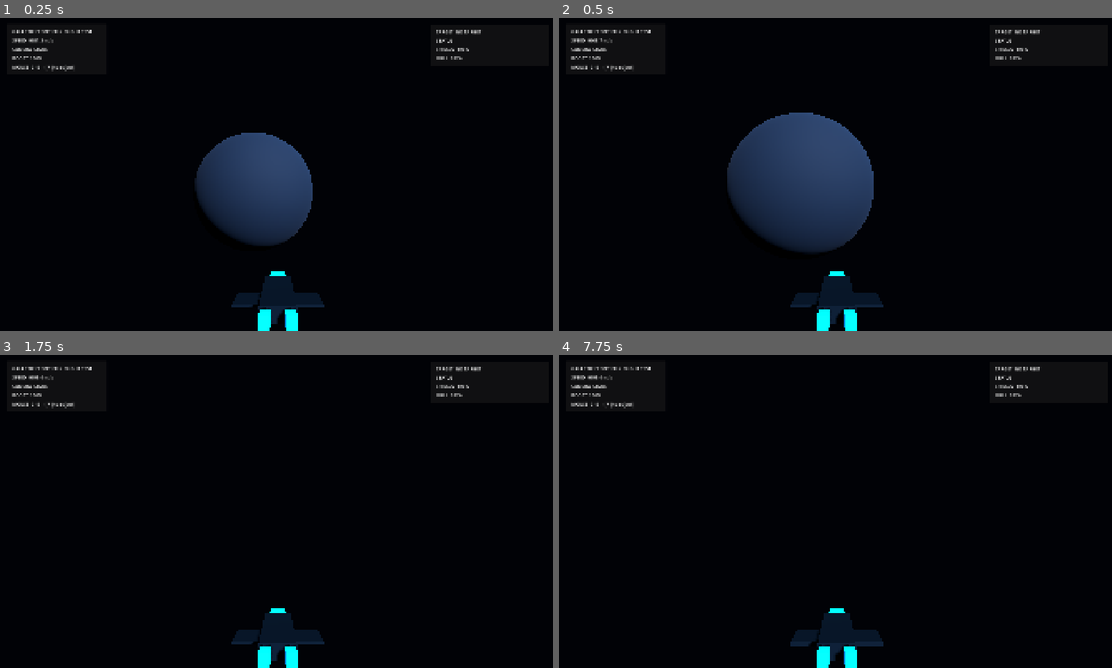
Above: before the commit, frames 1-4 (two rows, left to right).
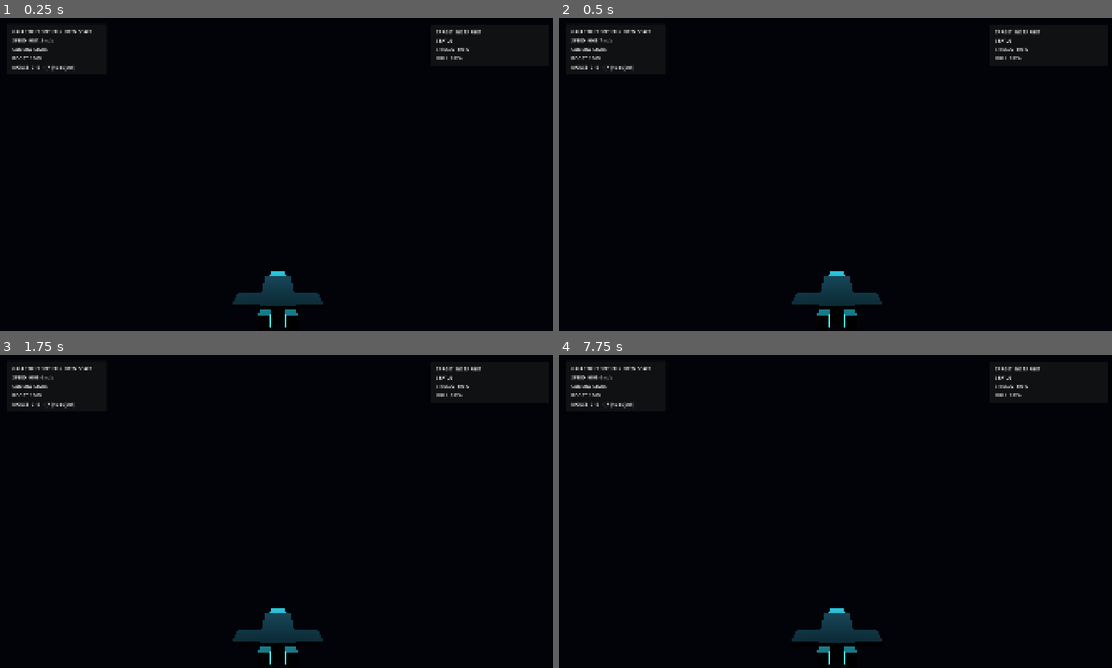
Above: after the commit, the same moments.

Repository: valdissor1990-ui/GALACTIC-FRONTIER
Game: Godot game, scene res://scenes/bootstrap/main.tscn
Same seed, same stepped clock (60 frames per second), same inputs: the game is played once before the commit and once after it.
Inputs (mouse positions are in pixels of both pictures, inside the frame that each line leads up to):
- Up to frame 1 (0.25 s): no input
- Up to frame 2 (0.5 s): no input
- Up to frame 3 (1.75 s): move the mouse to (309, 511) at 0.52 s; hold Shift (boost) 0.53-1.28 s; hold W (move_forward) from 0.53 s (still down); move the mouse to (248, 511) at 1.27 s; click (248, 511) at 1.35 s
- Up to frame 4 (7.75 s): tap Enter at 2, 3.5, 5 s; move the mouse to (852, 505) at 2.02 s; hold Y (target_clear) 2.03-2.78 s; tap Space (move_up) at 2.75, 4.25, 5.75 s; move the mouse to (829, 517) at 2.77 s; tap T (target_lock) at 2.85 s; move the mouse to (879, 514) at 3.52 s; hold C (toggle_camera) 3.53-4.28 s; move the mouse to (796, 508) at 4.27 s; tap Shift (boost) at 4.35 s; move the mouse to (846, 511) at 5.02 s; press the mouse at (846, 511) at 5.03 s; move the mouse to (813, 505) at 5.77 s; release W (move_forward) at 5.78 s; release the mouse at (813, 505) at 5.78 s; hold D (move_right) 5.78-6.53 s; tap Y (target_clear) at 5.85 s; move the mouse to (868, 511) at 6.52 s; hold T (target_lock) 6.53-7.28 s; hold W (move_forward) from 6.53 s (still down); move the mouse to (807, 511) at 7.27 s; tap C (toggle_camera) at 7.35 s

The runs differ from the first frame. In frame 1, 7.2% of the frame differs, in the area x 12-59%, y 3-100%; in frame 2, 11%; in frame 3, 1.3%; in frame 4, 1.4%.
Error after the commit: Parse Error: Cannot find member "TONE_MAP_MODE_ACES" in base "Environment". (res://scripts/environment/open_space_backdrop.gd:48)

Commit message:
Wire open-space backdrop and hull materials into test_flight

Diff:
--- a/scenes/flight/test_flight.tscn
+++ b/scenes/flight/test_flight.tscn
@@ -1,10 +1,9 @@
-[gd_scene load_steps=22 format=3]
+[gd_scene load_steps=20 format=3]
 
 [ext_resource type="Script" path="res://scripts/flight/ship_controller.gd" id="1"]
 [ext_resource type="Script" path="res://scripts/flight/camera_rig.gd" id="2"]
 [ext_resource type="Script" path="res://scripts/ui/hud.gd" id="3"]
 [ext_resource type="Resource" path="res://resources/ships/player_ship.tres" id="4"]
-
 [ext_resource type="PackedScene" path="res://scenes/combat/projectile.tscn" id="5"]
 [ext_resource type="Script" path="res://scripts/combat/weapon_system.gd" id="6"]
 [ext_resource type="Script" path="res://scripts/combat/targeting_system.gd" id="7"]
@@ -12,14 +11,32 @@
 [ext_resource type="Script" path="res://scripts/ui/combat_hud.gd" id="9"]
 [ext_resource type="PackedScene" path="res://scenes/combat/enemy_fighter.tscn" id="10"]
 [ext_resource type="Script" path="res://scripts/combat/combat_encounter_controller.gd" id="11"]
-
-[sub_resource type="Environment" id="Environment_space"]
-background_mode = 1
-background_color = Color(0.004, 0.008, 0.025, 1)
-ambient_light_source = 1
-ambient_light_color = Color(0.24, 0.31, 0.48, 1)
-ambient_light_energy = 0.35
-tonemap_mode = 2
+[ext_resource type="PackedScene" path="res://scenes/environment/open_space_backdrop.tscn" id="12"]
+[ext_resource type="Shader" path="res://assets/shaders/hull_fresnel.gdshader" id="13"]
+
+[sub_resource type="ShaderMaterial" id="Material_hull"]
+render_priority = 0
+shader = ExtResource("13")
+shader_parameter/albedo_color = Color(0.14, 0.2, 0.28, 1)
+shader_parameter/metallic = 0.8
+shader_parameter/roughness = 0.32
+shader_parameter/rim_color = Color(0.3, 0.8, 1, 1)
+shader_parameter/rim_power = 3.4
+shader_parameter/rim_strength = 0.9
+shader_parameter/panel_scale = 14.0
+shader_parameter/panel_contrast = 0.25
+
+[sub_resource type="ShaderMaterial" id="Material_accent"]
+render_priority = 0
+shader = ExtResource("13")
+shader_parameter/albedo_color = Color(0.05, 0.55, 0.75, 1)
+shader_parameter/metallic = 0.55
+shader_parameter/roughness = 0.28
+shader_parameter/rim_color = Color(0.2, 0.9, 1, 1)
+shader_parameter/rim_power = 2.4
+shader_parameter/rim_strength = 1.6
+shader_parameter/panel_scale = 8.0
+shader_parameter/panel_contrast = 0.15
 
 [sub_resource type="SphereShape3D" id="SphereShape3D_ship"]
 radius = 1.0
@@ -36,45 +53,9 @@
 [sub_resource type="BoxMesh" id="BoxMesh_engine"]
 size = Vector3(0.34, 0.34, 0.8)
 
-[sub_resource type="SphereMesh" id="SphereMesh_planet"]
-radius = 1.0
-height = 2.0
-radial_segments = 48
-rings = 24
-
-[sub_resource type="StandardMaterial3D" id="Material_planet"]
-albedo_color = Color(0.055, 0.16, 0.29, 1)
-metallic = 0.12
-roughness = 0.88
-
-[sub_resource type="StandardMaterial3D" id="Material_hull"]
-albedo_color = Color(0.12, 0.22, 0.34, 1)
-metallic = 0.72
-roughness = 0.32
-
-[sub_resource type="StandardMaterial3D" id="Material_accent"]
-albedo_color = Color(0.05, 0.72, 0.92, 1)
-metallic = 0.55
-roughness = 0.28
-emission_enabled = true
-emission = Color(0.02, 0.28, 0.52, 1)
-emission_energy_multiplier = 1.4
-
 [node name="TestFlight" type="Node3D"]
 
-[node name="WorldEnvironment" type="WorldEnvironment" parent="."]
-environment = SubResource("Environment_space")
-
-[node name="KeyLight" type="DirectionalLight3D" parent="."]
-rotation_degrees = Vector3(-28, 32, 0)
-light_energy = 1.2
-shadow_enabled = true
-
-[node name="DistantPlanet" type="MeshInstance3D" parent="."]
-position = Vector3(0, 18, -190)
-scale = Vector3(28, 28, 28)
-mesh = SubResource("SphereMesh_planet")
-surface_material_override/0 = SubResource("Material_planet")
+[node name="OpenSpaceBackdrop" parent="." instance=ExtResource("12")]
 
 [node name="PlayerShip" type="CharacterBody3D" parent="."]
 script = ExtResource("1")
@@ -135,7 +116,6 @@
 
 [node name="Muzzle" type="Marker3D" parent="PlayerShip/WeaponSystem"]
 position = Vector3(0, 0, -2.8)
-
 
 [node name="HUD" type="CanvasLayer" parent="."]
 script = ExtResource("3")
@@ -168,7 +148,7 @@
 
 [node name="TitleLabel" type="Label" parent="HUD/Telemetry/Panel/Margin/VBox"]
 layout_mode = 2
-text = "GALACTIC FRONTIER  /  FLIGHT TEST"
+text = "GALACTIC FRONTIER  /  OPEN SPACE"
 
 [node name="SpeedLabel" type="Label" parent="HUD/Telemetry/Panel/Margin/VBox"]
 layout_mode = 2
